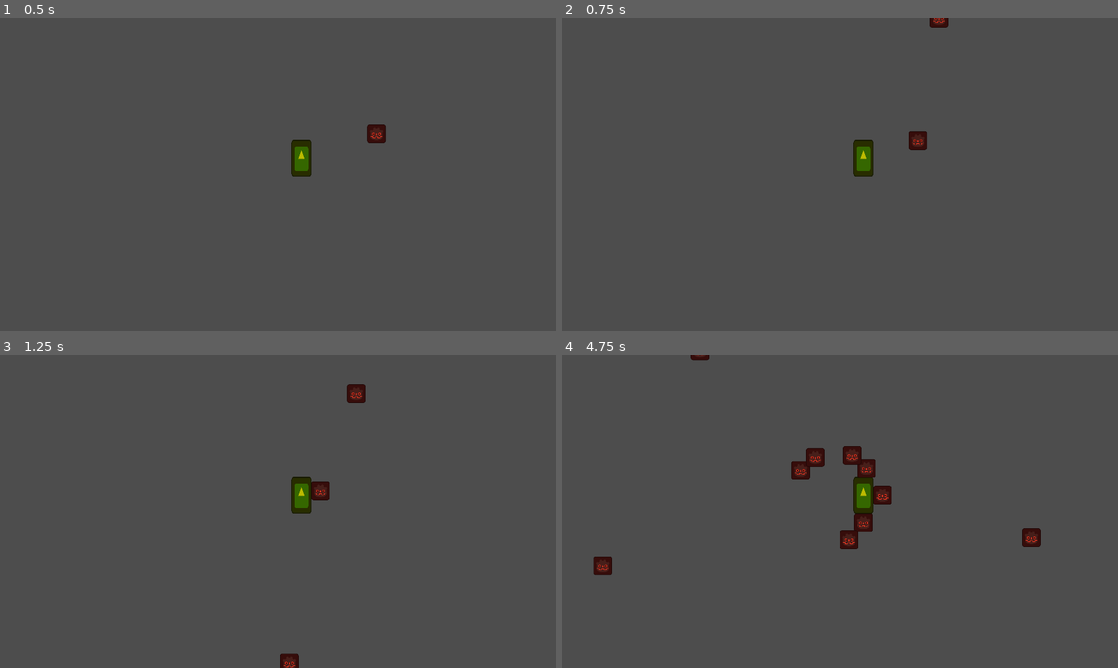
Above: before the commit, frames 1-4 (two rows, left to right).
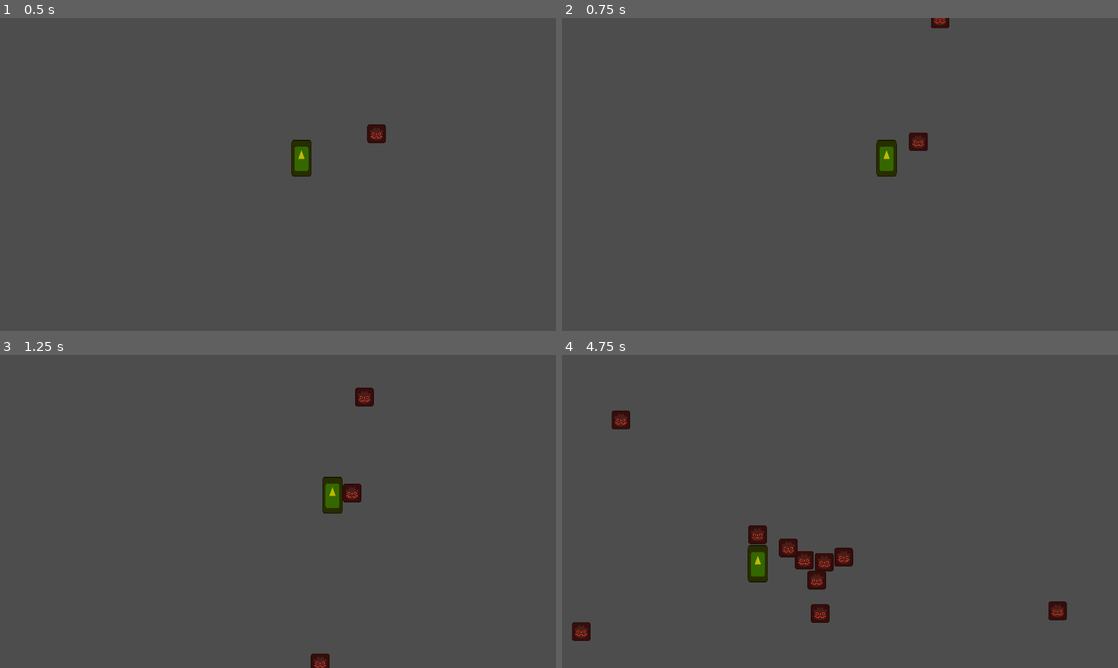
Above: after the commit, the same moments.

Repository: deutandev/survival-shooter
Game: Godot game, scene res://environment/map.tscn
The game is run twice, just before and just after one commit, with the same random seed, the same clock (stepped at 60 frames per second) and the same inputs. Before the commit the project has no main scene; this scene is started directly in both runs. The engine's default icon, where the game draws it, is replaced by a stand-in: a white triangle on a blue panel in a dark square.
Inputs:
- Up to frame 1 (0.5 s): no input
- Up to frame 2 (0.75 s): hold D (move_right, bound only after the commit) from 0.53 s (still down)
- Up to frame 3 (1.25 s): keep holding D (move_right, bound only after the commit)
- Up to frame 4 (4.75 s): release D (move_right, bound only after the commit) at 1.28 s; hold S (move_down, bound only after the commit) 1.28-2.03 s; hold D (move_right, bound only after the commit) 2.03-2.78 s; hold W (move_up, bound only after the commit) 2.78-3.53 s; hold A (move_left, bound only after the commit) from 3.53 s (still down)

Frame 1 is identical in both runs. In frame 2, 1.0% of the frame differs, in the area x 52-70%, y 0-51%; in frame 3, 1.7%; in frame 4, 4.6%, in the area x 1-91%, y 0-92%.

Commit message:
player input and movement

Diff:
--- /dev/null
+++ b/characters/player/player.gd
@@ -0,0 +1,11 @@
+extends CharacterBody2D
+
+var speed = 400
+
+func get_input():
+	var input_direction = Input.get_vector("move_left", "move_right", "move_up", "move_down")
+	velocity = input_direction * speed
+
+func _physics_process(delta: float) -> void:
+	get_input()
+	move_and_slide()
--- a/characters/player/player.tscn
+++ b/characters/player/player.tscn
@@ -3,7 +3,7 @@
 [ext_resource type="Texture2D" uid="uid://dbcgwjj2htcvr" path="res://icon.svg" id="1_508ok"]
 
 [sub_resource type="RectangleShape2D" id="RectangleShape2D_xxgcw"]
-size = Vector2(65, 120)
+size = Vector2(70, 131)
 
 [node name="Player" type="CharacterBody2D"]
 
@@ -13,5 +13,5 @@
 texture = ExtResource("1_508ok")
 
 [node name="CollisionShape2D" type="CollisionShape2D" parent="."]
-position = Vector2(-0.5, 1)
+position = Vector2(0, -1.5)
 shape = SubResource("RectangleShape2D_xxgcw")
--- /dev/null
+++ b/environment/gameplay.tscn
@@ -0,0 +1,3 @@
+[gd_scene format=3 uid="uid://d1l57klwh2djo"]
+
+[node name="Node2D" type="Node2D"]
--- a/environment/map.tscn
+++ b/environment/map.tscn
@@ -1,8 +1,9 @@
-[gd_scene load_steps=5 format=3 uid="uid://ci7o2hwcenyhx"]
+[gd_scene load_steps=6 format=3 uid="uid://ci7o2hwcenyhx"]
 
 [ext_resource type="PackedScene" uid="uid://dhpintm4oouv3" path="res://characters/player/player.tscn" id="1_8viek"]
 [ext_resource type="Script" uid="uid://by3uf4ticsjm2" path="res://environment/map.gd" id="1_fp5rb"]
 [ext_resource type="PackedScene" uid="uid://b35xwxdbvdg2w" path="res://characters/enemies/mob/mob.tscn" id="2_fp5rb"]
+[ext_resource type="Script" uid="uid://84fb3bbyrwpm" path="res://characters/player/player.gd" id="3_3sytr"]
 
 [sub_resource type="Curve2D" id="Curve2D_3sytr"]
 _data = {
@@ -15,6 +16,7 @@
 
 [node name="Player" parent="." instance=ExtResource("1_8viek")]
 position = Vector2(1041, 484)
+script = ExtResource("3_3sytr")
 
 [node name="Path2D" type="Path2D" parent="Player"]
 position = Vector2(-1041, -484)
--- a/project.godot
+++ b/project.godot
@@ -11,6 +11,7 @@
 [application]
 
 config/name="survival-shooter"
+run/main_scene="uid://ci7o2hwcenyhx"
 config/features=PackedStringArray("4.4", "GL Compatibility")
 config/icon="res://icon.svg"
 
@@ -20,6 +21,43 @@
 window/size/viewport_height=1080
 window/stretch/mode="viewport"
 
+[input]
+
+move_left={
+"deadzone": 0.2,
+"events": [Object(InputEventKey,"resource_local_to_scene":false,"resource_name":"","device":-1,"window_id":0,"alt_pressed":false,"shift_pressed":false,"ctrl_pressed":false,"meta_pressed":false,"pressed":false,"keycode":0,"physical_keycode":65,"key_label":0,"unicode":97,"location":0,"echo":false,"script":null)
+, Object(InputEventKey,"resource_local_to_scene":false,"resource_name":"","device":-1,"window_id":0,"alt_pressed":false,"shift_pressed":false,"ctrl_pressed":false,"meta_pressed":false,"pressed":false,"keycode":0,"physical_keycode":4194319,"key_label":0,"unicode":0,"location":0,"echo":false,"script":null)
+]
+}
+move_right={
+"deadzone": 0.2,
+"events": [Object(InputEventKey,"resource_local_to_scene":false,"resource_name":"","device":-1,"window_id":0,"alt_pressed":false,"shift_pressed":false,"ctrl_pressed":false,"meta_pressed":false,"pressed":false,"keycode":0,"physical_keycode":68,"key_label":0,"unicode":100,"location":0,"echo":false,"script":null)
+, Object(InputEventKey,"resource_local_to_scene":false,"resource_name":"","device":-1,"window_id":0,"alt_pressed":false,"shift_pressed":false,"ctrl_pressed":false,"meta_pressed":false,"pressed":false,"keycode":0,"physical_keycode":4194321,"key_label":0,"unicode":0,"location":0,"echo":false,"script":null)
+]
+}
+move_up={
+"deadzone": 0.2,
+"events": [Object(InputEventKey,"resource_local_to_scene":false,"resource_name":"","device":-1,"window_id":0,"alt_pressed":false,"shift_pressed":false,"ctrl_pressed":false,"meta_pressed":false,"pressed":false,"keycode":0,"physical_keycode":87,"key_label":0,"unicode":119,"location":0,"echo":false,"script":null)
+, Object(InputEventKey,"resource_local_to_scene":false,"resource_name":"","device":-1,"window_id":0,"alt_pressed":false,"shift_pressed":false,"ctrl_pressed":false,"meta_pressed":false,"pressed":false,"keycode":0,"physical_keycode":4194320,"key_label":0,"unicode":0,"location":0,"echo":false,"script":null)
+]
+}
+move_down={
+"deadzone": 0.2,
+"events": [Object(InputEventKey,"resource_local_to_scene":false,"resource_name":"","device":-1,"window_id":0,"alt_pressed":false,"shift_pressed":false,"ctrl_pressed":false,"meta_pressed":false,"pressed":false,"keycode":0,"physical_keycode":83,"key_label":0,"unicode":115,"location":0,"echo":false,"script":null)
+, Object(InputEventKey,"resource_local_to_scene":false,"resource_name":"","device":-1,"window_id":0,"alt_pressed":false,"shift_pressed":false,"ctrl_pressed":false,"meta_pressed":false,"pressed":false,"keycode":0,"physical_keycode":4194322,"key_label":0,"unicode":0,"location":0,"echo":false,"script":null)
+]
+}
+click={
+"deadzone": 0.2,
+"events": [Object(InputEventMouseButton,"resource_local_to_scene":false,"resource_name":"","device":-1,"window_id":0,"alt_pressed":false,"shift_pressed":false,"ctrl_pressed":false,"meta_pressed":false,"button_mask":1,"position":Vector2(236, 12),"global_position":Vector2(245, 60),"factor":1.0,"button_index":1,"canceled":false,"pressed":true,"double_click":false,"script":null)
+]
+}
+interact={
+"deadzone": 0.2,
+"events": [Object(InputEventKey,"resource_local_to_scene":false,"resource_name":"","device":-1,"window_id":0,"alt_pressed":false,"shift_pressed":false,"ctrl_pressed":false,"meta_pressed":false,"pressed":false,"keycode":0,"physical_keycode":69,"key_label":0,"unicode":101,"location":0,"echo":false,"script":null)
+]
+}
+
 [rendering]
 
 renderer/rendering_method="gl_compatibility"
Not shown, added: characters/player/player.gd.uid
